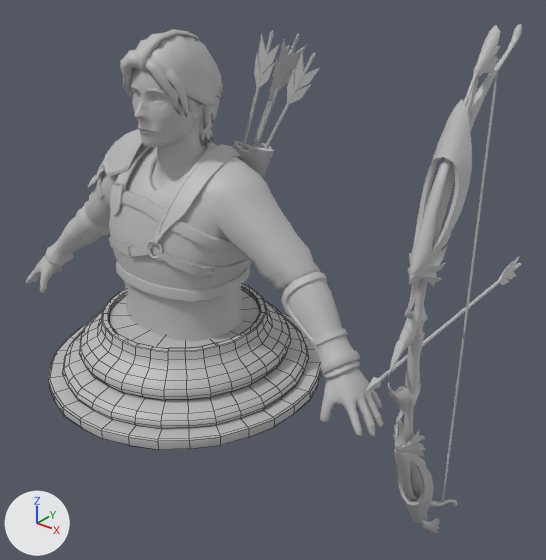
A saved change to the FBX model Assets/Model/Unit/longbow.fbx.
Before and after are seen from a 50 mm lens placed at (2.3, -2.2, 1.99), pointed at (0.28, 0.32, 0.43). Arrows for +X, +Y and +Z are at lower left; the lights stay in place. Mesh edges are drawn as thin lines on the coarser meshes. Where no turn or scale is listed for an object, it has been applied to the vertices.

Names of what the first picture shows: 'longbow_accessories', 'longbow_base', 'pedestal'.
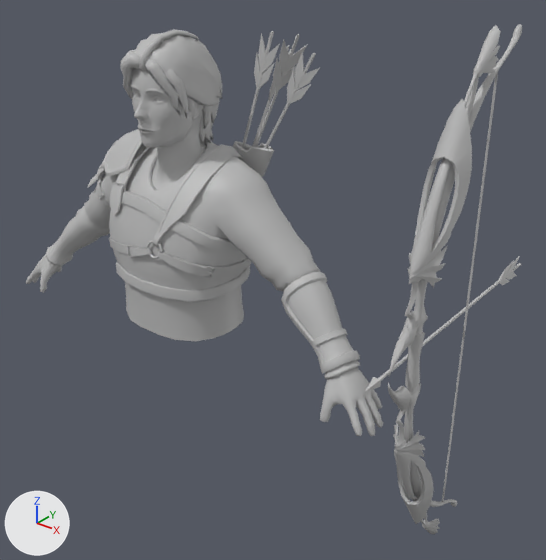
Edits to the scene script, one JSON object a line:
```json
{"op": "remove", "block": "ob_pedestal", "code": ["ob_pedestal = bpy.data.objects.new('pedestal', me_mesh_002)", "ob_pedestal.location = (0.0, 0.0, 0.0)"]}
```

Pixel boxes [x1, y1, x2, y2] of what changed, in the pictures (546 x 560 px):
```json
{"object": "pedestal", "change": "deleted", "before": [48, 284, 322, 450]}
```
